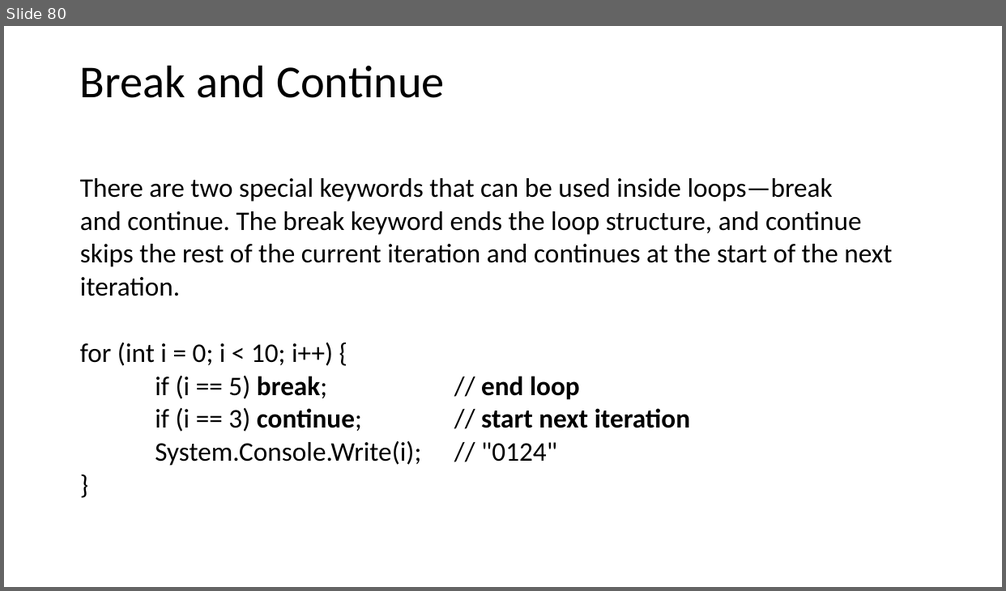
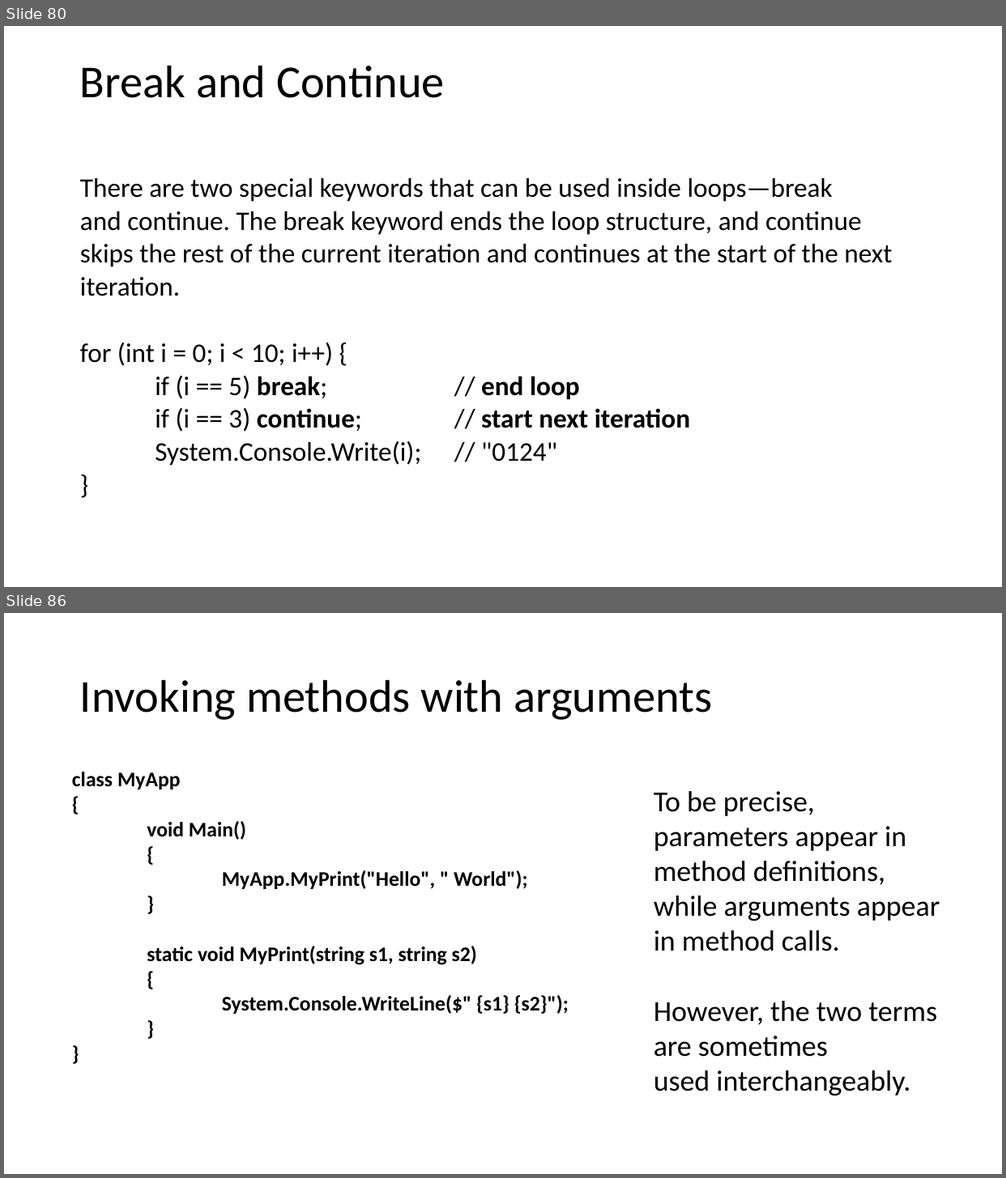
Before and after one commit to AlbertOsinaga/CursoCSharp__8, a slide deck: CSharpQuickReference.pptx. Shown one above the other, each under a label of ours: slide 80 before the commit, slides 80 and 86 after it; the slides between them are not shown. The pictures are 1006x591 and 1006x1178 pixels, drawn with LibreOffice and Linux fonts; fonts in the diff are those of the drawing. Boxes give left, top, right and bottom in pixels: in the first picture for what was removed or moved away, otherwise in the second. Text is boxed around its words. In the diff, an @@ line names an element or a change of style, - is before the commit and + after.

```diff
--- a/CSharpQuickReference.pptx
+++ b/CSharpQuickReference.pptx
@@ slide 86 added at (4, 613, 1002, 1174), background #FFFFFF @@
@@ title added at (80, 679, 712, 720), 44 pt, text #000000 @@
+Invoking methods with arguments
@@ text added at (72, 772, 569, 1014), 20 pt, text #000000, bold @@
+class MyApp
+{
+void Main()
+{
+MyApp.MyPrint("Hello", " World");
+}
+static void MyPrint(string s1, string s2)
+{
+System.Console.WriteLine($" {s1} {s2}");
+}
+}
@@ text added at (654, 791, 940, 1096), 28 pt, text #000000 @@
+To be precise, parameters appear in method definitions, while arguments appear in method calls.
+However, the two terms are sometimes
+used interchangeably.
```
Also in this commit, not shown: 120 other slides added, 1 other file.
